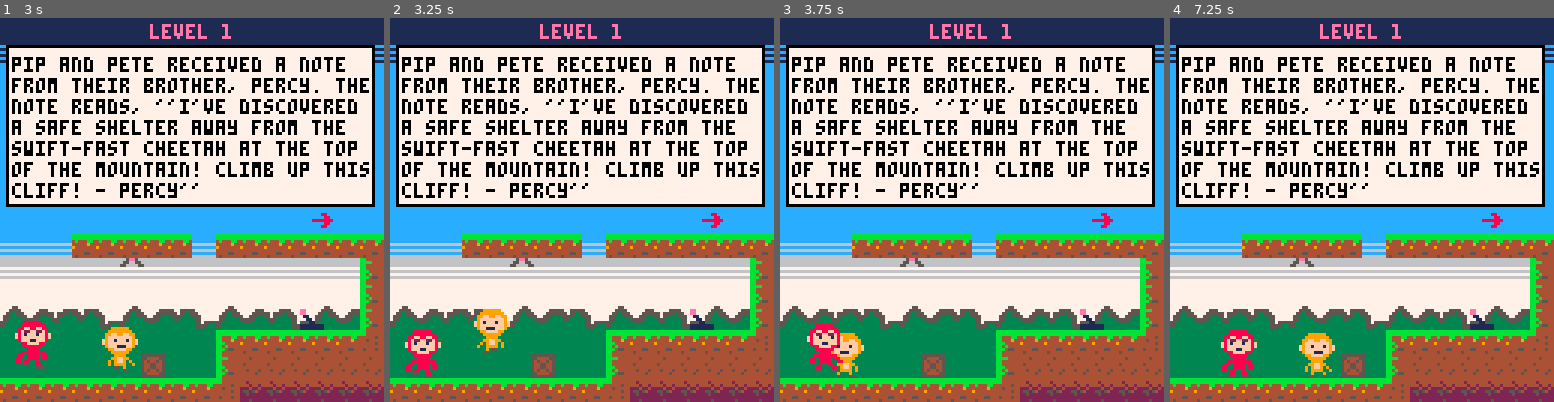
Above: before the commit, frames 1-4 (left to right).
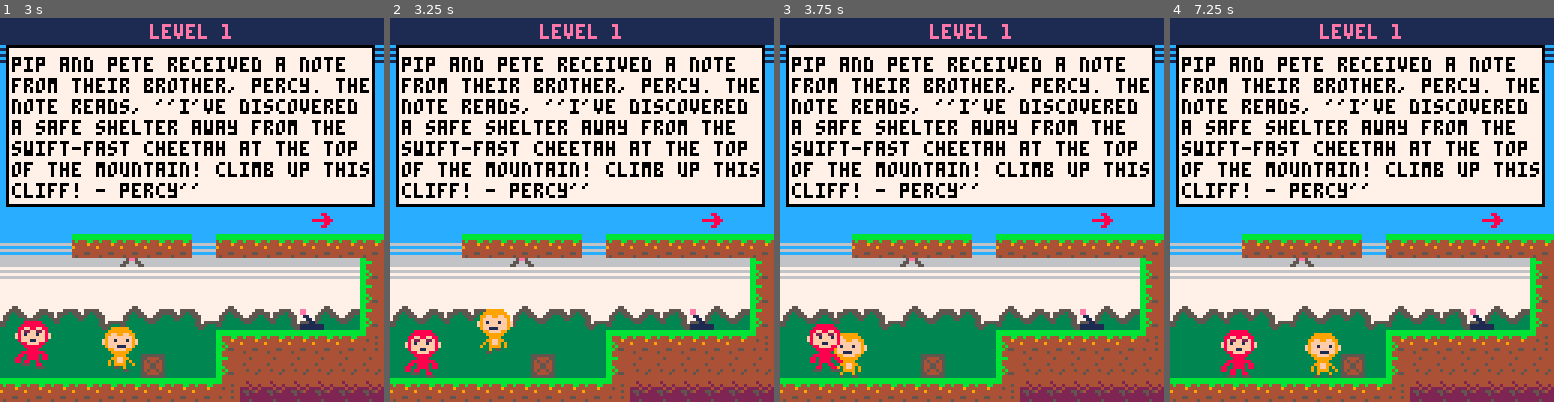
Above: after the commit, the same moments.

Repository: salachyan/EMO
Game: PICO-8 cartridge emo.p8
Two runs of this game, one before a commit and one after it. Both use one fixed random seed, a clock stepped at 60 frames per second and the inputs below.
Inputs:
- Up to frame 1 (3 s): tap X (X key) at 0.33, 1.07, 1.85, 2.97 s; tap O (Z key) at 0.7, 1.7, 2.1, 2.5, 2.9 s; hold Right 1.6-2.1 s; hold Up 2.15-2.42 s; hold Right from 2.47 s (still down)
- Up to frame 2 (3.25 s): release Right at 3.03 s; hold Left from 3.08 s (still down)
- Up to frame 3 (3.75 s): tap O (Z key) at 3.3, 3.7 s; release Left at 3.58 s; hold Down from 3.63 s (still down)
- Up to frame 4 (7.25 s): release Down at 3.97 s; hold Right 4.02-4.68 s; tap X (X key) at 4.08, 5.2, 6.32 s; tap O (Z key) every 0.4 s from 4.1 to 6.9 s; hold Up 4.73-5.03 s; hold Left 5.08-5.68 s; hold Down 5.73-6.03 s; hold Right 6.08-6.58 s; hold Right 6.63-7.13 s; hold Up from 7.18 s (still down)

Frame 1 is identical in both runs. In frame 2, 0.4% of the frame differs, in the area x 21-33%, y 75-88%; in frame 3, 0.3%; in frame 4, 0.6%, in the area x 33-45%, y 82-94%.

Commit message:
added boundary collision with ground sprites

Diff:
--- a/gameloop/collisions.lua
+++ b/gameloop/collisions.lua
@@ -20,6 +20,48 @@
   return false  -- No collision
 end
 
+-- Function to check if player is colliding with a side (left or right) based on flags
+function is_colliding_with_side(player, flag)
+  -- Convert player's position into tile coordinates (16x16 grid)
+  local tile_x1 = flr(player.x / 8)  -- Left side of the player
+  local tile_y1 = flr(player.y / 8)  -- Top side
+  local tile_x2 = flr((player.x + 15) / 8)  -- Right side of the player
+  local tile_y2 = flr((player.y + 15) / 8)  -- Bottom side
+
+  -- Check left side collision
+  if fget(mget(tile_x1, tile_y1), flag) or fget(mget(tile_x1, tile_y2), flag) then
+    return "left"
+  end
+
+  -- Check right side collision
+  if fget(mget(tile_x2, tile_y1), flag) or fget(mget(tile_x2, tile_y2), flag) then
+    return "right"
+  end
+
+  return nil  -- No side collision
+end
+
+-- Function to check if box is colliding with a side (left or right) based on flags
+function is_colliding_with_side_box(box, flag)
+  -- Convert box's position into tile coordinates (16x16 grid)
+  local tile_x1 = flr(box.x / 8)  -- Left side of the box
+  local tile_y1 = flr(box.y / 8)  -- Top side
+  local tile_x2 = flr((box.x + 7) / 8)  -- Right side of the box
+  local tile_y2 = flr((box.y + 7) / 8)  -- Bottom side
+
+  -- Check left side collision
+  if fget(mget(tile_x1, tile_y1), flag) or fget(mget(tile_x1, tile_y2), flag) then
+    return "left"
+  end
+
+  -- Check right side collision
+  if fget(mget(tile_x2, tile_y1), flag) or fget(mget(tile_x2, tile_y2), flag) then
+    return "right"
+  end
+
+  return nil  -- No side collision
+end
+
 -- Function to check collision between a player and the box
 function check_collision(player, box)
   return player.x < box.x + box.w * 8 and
--- a/gameloop/initialize.lua
+++ b/gameloop/initialize.lua
@@ -22,7 +22,7 @@
     falling=false,
     sliding=false,
     landed=false,
-    is_on_box = false
+    is_on_side = false
   }
 
   player2 = {
@@ -45,7 +45,7 @@
     falling=false,
     sliding=false,
     landed=false,
-    is_on_box = false
+    is_on_side = false
   }
   box = {
     x = 40,     -- starting x position
--- a/gameloop/update.lua
+++ b/gameloop/update.lua
@@ -29,24 +29,28 @@
   if btn(⬅️) then
     player1.dx = -player1.speed
     player1.flip = true -- flip sprite to face left
+    player1.is_colliding_with_side=false
   end
 
   -- move right
   if btn(➡️) then
     player1.dx = player1.speed
     player1.flip = false -- face sprite to the right
+    player1.is_colliding_with_side=false
   end
 
   -- p2 move left
   if btn(⬆️) then
     player2.dx = -player2.speed
     player2.flip = true -- flip sprite to face left
+    player2.is_colliding_with_side=false
   end
 
   -- move right
   if btn(⬇️) then
     player2.dx = player2.speed
     player2.flip = false -- face sprite to the right
+    player2.is_colliding_with_side=false
   end
 
  	--player 1 jump press x
@@ -63,56 +67,57 @@
     player2.is_on_ground = false
   end
 
- 	--if collide(box) then
- 		--box.x = lx
- 		--box.y = ly
- 	--end
-
-  -- apply gravity
- -- player.dy = player.dy + player.gravity
-
   -- check for ground collision (using flag 0) for a 16x16 region
   if is_colliding_with_ground(player1.x, player1.y + player1.h) then
     player1.dy = 0
     player1.is_on_ground = true
-    player1.y = flr(player1.y / 8) * 8
-  else
+    player1.y = flr(player1.y / 8) * 8 --help with clipping to go back on ground tile
+  else --no collision
     player1.is_on_ground = false
   end
 
   if is_colliding_with_ground(player2.x, player2.y + player2.h) then
     player2.dy = 0
     player2.is_on_ground = true
-    player2.y = flr(player2.y / 8) * 8
+    player2.y = flr(player2.y / 8) * 8 --help with clipping to go back on ground tile
   else
     player2.is_on_ground = false
   end
 
+  -- Check for side collisions
+  local side_collision = is_colliding_with_side(player1, is_on_side)
+
+  if side_collision == "left" and player1.dx < 0 then
+    player1.dx = 0 -- Stop left movement only if moving left
+  elseif side_collision == "right" and player1.dx > 0 then
+    player1.dx = 0 -- Stop right movement only if moving right
+  end
+
   -- Check for collisions with the box for player1
   if check_collision(player1, box) then
-    -- Move player1 back based on the direction they are moving
-    if player1.dx > 0 and box.x > player1.x then
-      player1.x = box.x - player1.w * 8  -- Push player to the left
-    elseif player1.dx < 0 then
-      player1.x = box.x + box.w * 8  -- Push player to the right
-    end
-    -- Move the box if player is on the ground
     if player1.is_on_ground then
-      box.x = box.x + player1.dx
+      -- Move player1 back based on the direction they are moving
+      if player1.dx > 0 and (box.x > player1.x) then
+        player1.x = box.x - player1.w * 8  -- Push player to the left
+        box.x = box.x + player1.dx
+      elseif player1.dx < 0 and (box.x < player1.x) then
+        player1.x = box.x + box.w * 8  -- Push player to the right
+        box.x = box.x + player1.dx
+      end
     end
   end
 
   -- Check for collisions with the box for player2
   if check_collision(player2, box) then
+    if player1.is_on_ground then
     -- Move player2 back based on the direction they are moving
-    if player2.dx > 0 and box.x > player2.x then
-      player2.x = box.x - player2.w * 8  -- Push player to the left
-    elseif player2.dx < 0 then
-      player2.x = box.x + box.w * 8  -- Push player to the right
-    end
-    -- Move the box if player is on the ground
-    if player2.is_on_ground then
-      box.x = box.x + player2.dx
+      if player2.dx > 0 and (box.x > player2.x) then
+        player2.x = box.x - player2.w * 8  -- Push player to the left
+        box.x = box.x + player2.dx
+      elseif player2.dx < 0 and (box.x < player2.x) then
+        player2.x = box.x + box.w * 8  -- Push player to the right
+        box.x = box.x + player2.dx
+      end
     end
   end
 
@@ -120,20 +125,21 @@
   if is_colliding_with_box(player1, box) then
     -- Check if the player is falling onto the box
     if player1.y + player1.h <= box.y + box.h * 8 and player1.dy > 0 then
-        player1.y = box.y - player1.h * 8  -- Position player on top of the box
-        player1.dy = 0  -- Reset vertical speed
-        player1.is_on_ground = true -- Update grounded state
+      player1.y = box.y - player1.h * 8  -- Position player on top of the box
+      player1.dy = 0  -- Reset vertical speed
+      player1.is_on_ground = true -- Update grounded state
     end
-end
+  end
 
-if is_colliding_with_box(player2, box) then
+  if is_colliding_with_box(player2, box) then
     -- Check if the player is falling onto the box
     if player2.y + player2.h <= box.y + box.h * 8 and player2.dy > 0 then
-        player2.y = box.y - player2.h * 8  -- Position player on top of the box
-        player2.dy = 0  -- Reset vertical speed
-        player2.is_on_ground = true -- Update grounded state
+      player2.y = box.y - player2.h * 8  -- Position player on top of the box
+      player2.dy = 0  -- Reset vertical speed
+      player2.is_on_ground = true -- Update grounded state
     end
-end
+  end
+
 
   -- update player position
   player1.x = player1.x + player1.dx
@@ -142,4 +148,5 @@
   player2.x = player2.x + player2.dx
   player2.y = player2.y + player2.dy
 
+
 end
